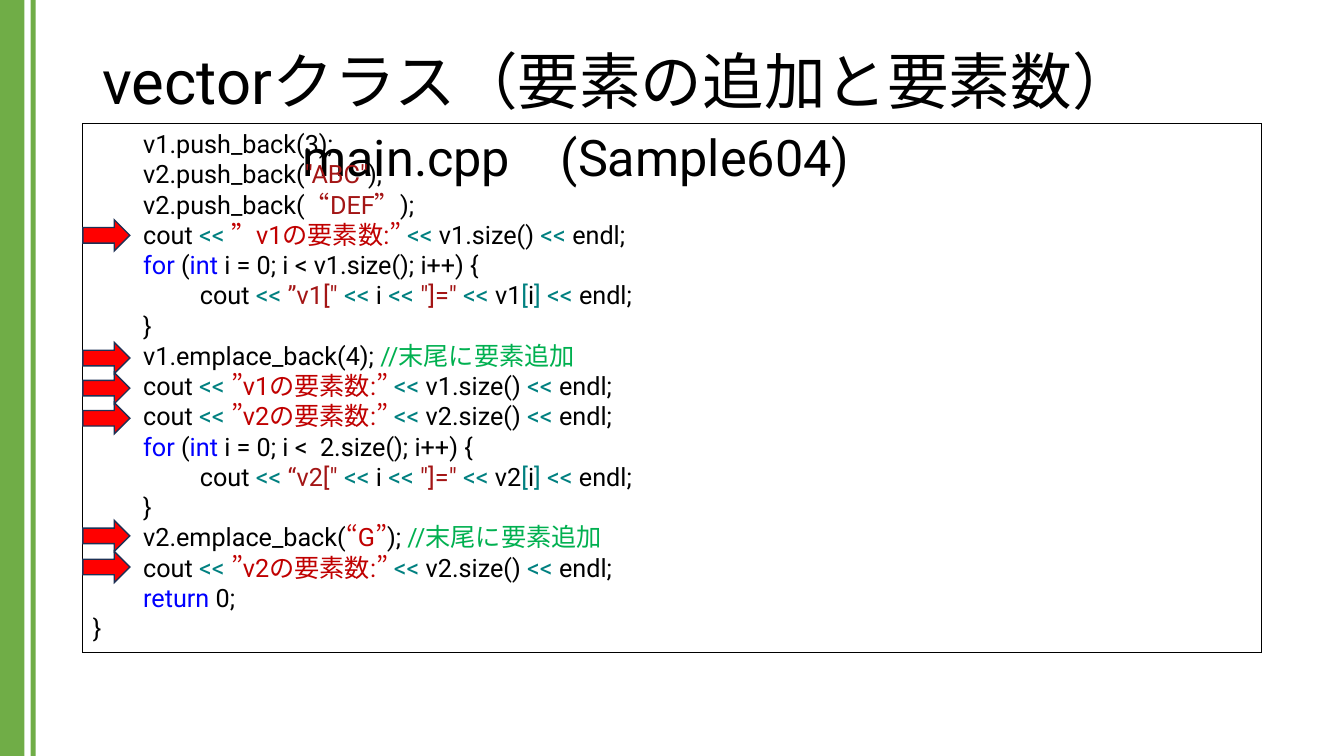
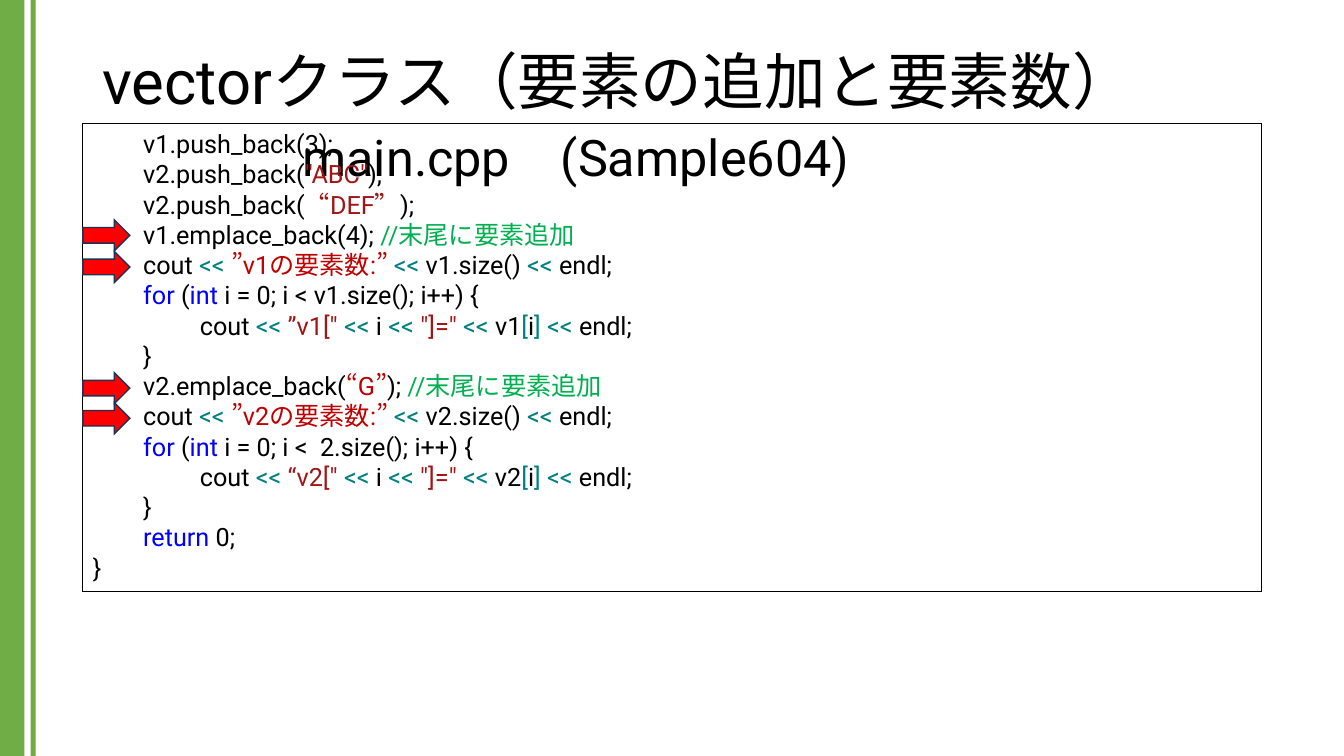
Before and after one commit to kic-murata/cpp2024, a slide deck: slide 13 of 授業資料/講義資料：Vectorクラス.pptx. Drawn at 1344x756 pixels with LibreOffice and Linux fonts; fonts in the diff are those of the drawing. Boxes give left, top, right and bottom in pixels: in the first picture for what was removed or moved away, otherwise in the second. Text is boxed around its words. In the diff, an @@ line names an element or a change of style, - is before the commit and + after.

```diff
--- a/授業資料/講義資料：Vectorクラス.pptx
+++ b/授業資料/講義資料：Vectorクラス.pptx
@@ rectangle "v1.push_back(3);": place and size @@
-rectangle "v1.push_back(3);" at (83,124,1261,653)
+rectangle "v1.push_back(3);" at (83,124,1261,592)
@@ text in rectangle at (143,192,612,280): text changed @@
-v2.push_back(“DEF”);
-cout << ”v1の要素数:” << v1.size() << endl;
+v2.push_back(“DEF”);
+v1.emplace_back(4); //末尾に要素追加
+cout << ”v1の要素数:” << v1.size() << endl;
@@ right arrow: place and size @@
-right arrow at (83,343,130,374)
+right arrow at (83,251,130,282)
@@ text in rectangle at (143,373,601,401): text changed @@
-}
-v1.emplace_back(4); //末尾に要素追加
-cout << ”v1の要素数:” << v1.size() << endl;
+}
+v2.emplace_back(“G”); //末尾に要素追加
@@ right arrow removed at (83,520,130,552) @@
@@ text in rectangle at (143,524,612,583): paragraphs removed @@
-v2.emplace_back(“G”); //末尾に要素追加
-cout << ”v2の要素数:” << v2.size() << endl;
@@ right arrow removed at (83,552,130,583) @@
```
Also in this commit, not shown: 12 other slides changed.
